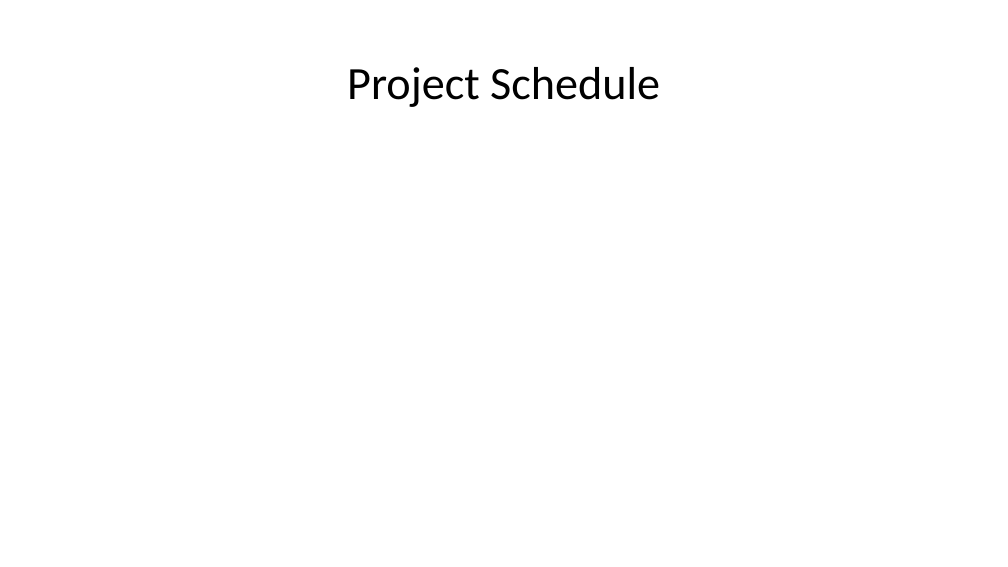
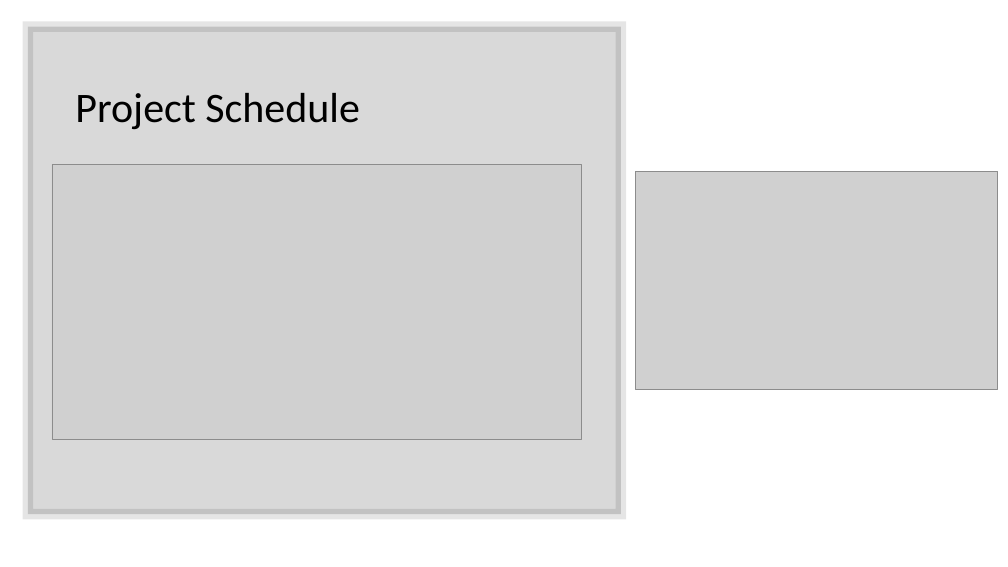
Before and after one commit to arocho032/CEN4010-Team-5, a slide deck: slide 3 of specifications/deliv1/SOS Deliverable 1 Presentation.pptx. Drawn at 1008x567 pixels with LibreOffice and Linux fonts; fonts in the diff are those of the drawing; grey boxes stand for pictures. Boxes give left, top, right and bottom in pixels: in the first picture for what was removed or moved away, otherwise in the second. Text is boxed around its words. In the diff, an @@ line names an element or a change of style, - is before the commit and + after.

```diff
--- a/specifications/deliv1/SOS Deliverable 1 Presentation.pptx
+++ b/specifications/deliv1/SOS Deliverable 1 Presentation.pptx
@@ rectangle added at [28, 26, 622, 514], fill #000000 at 15% opacity, outline #000000 10 pt @@
@@ title "Project Schedule": place and size @@
-title "Project Schedule" at [347, 67, 660, 107]
+title "Project Schedule" at [75, 93, 360, 129]
@@ title "Project Schedule" at [75, 93, 360, 129]: size 44 to 40 pt; alignment centre to left @@
@@ picture added at [52, 164, 582, 439] @@
@@ picture added at [635, 171, 997, 389] @@
```
Also in this commit, not shown: 9 other slides changed, 4 slides added, 4 slides removed, 1 other file.
